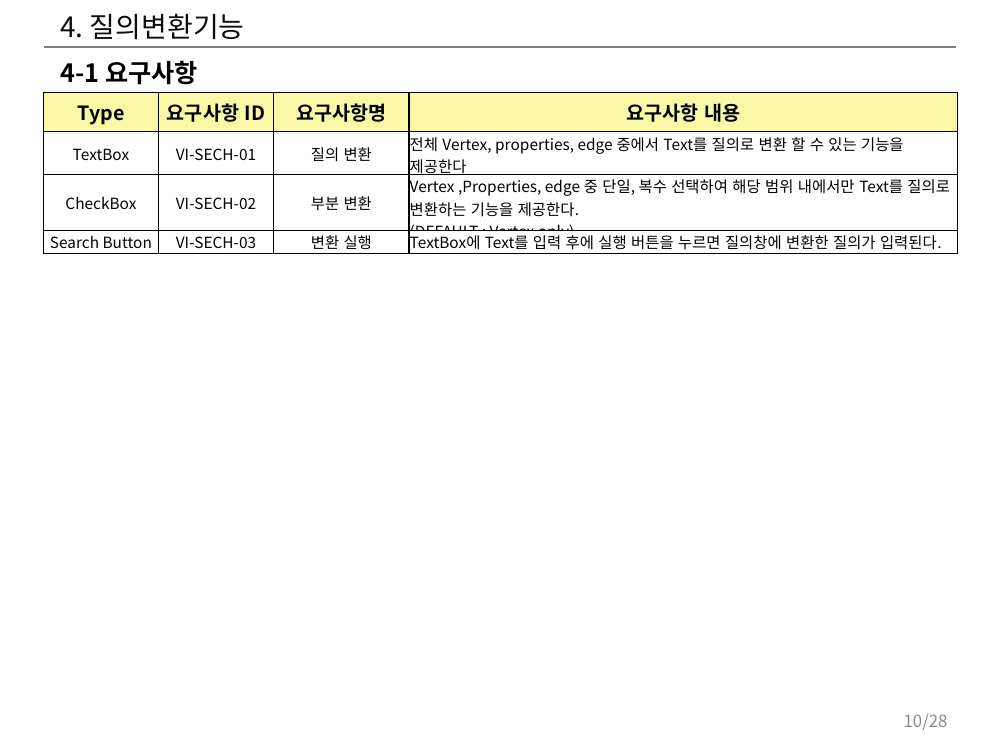
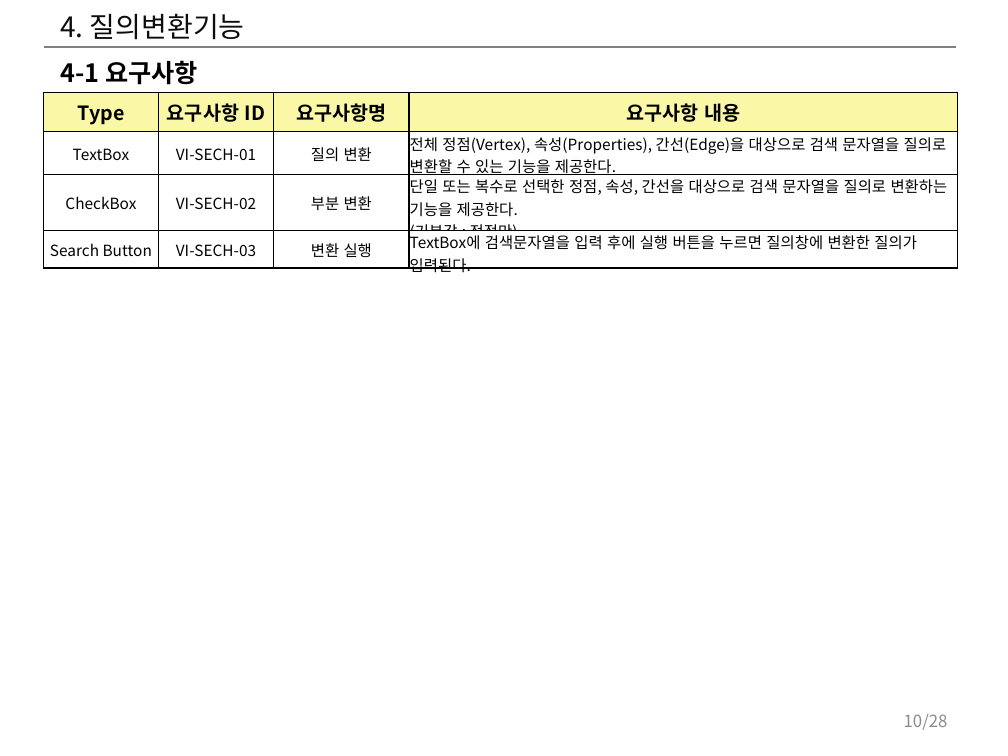
Before and after one commit to postech-dblab-iitp/visual-tool, a slide deck: slide 10 of ViT_docs/시각화도구_UI_UX_기획서.pptx. Drawn at 1008x756 pixels with LibreOffice and Linux fonts; fonts in the diff are those of the drawing. Boxes give left, top, right and bottom in pixels: in the first picture for what was removed or moved away, otherwise in the second. Text is boxed around its words. In the diff, an @@ line names an element or a change of style, - is before the commit and + after.

```diff
--- a/ViT_docs/시각화도구_UI_UX_기획서.pptx
+++ b/ViT_docs/시각화도구_UI_UX_기획서.pptx
@@ table at <box>43,93,958,277</box> @@
-row 2, column 4: 전체 Vertex, properties, edge 중에서 Text를 질의로 변환 할 수 있는 기능을 / 제공한다
+row 2, column 4: 전체 정점(Vertex), 속성(Properties), 간선(Edge)을 대상으로 검색 문자열을 질의로 변환할 수 있는 기능을 제공한다.
-row 3, column 4: Vertex ,Properties, edge 중 단일, 복수 선택하여 해당 범위 내에서만 Text를 질의로 변환하는 기능을 제공한다. (DEFAULT : Vertex only)
+row 3, column 4: 단일 또는 복수로 선택한 정점, 속성, 간선을 대상으로 검색 문자열을 질의로 변환하는 기능을 제공한다. (기본값 : 정점만)
-row 4, column 4: TextBox에 Text를 입력 후에 실행 버튼을 누르면 질의창에 변환한 질의가 입력된다.
+row 4, column 4: TextBox에 검색문자열을 입력 후에 실행 버튼을 누르면 질의창에 변환한 질의가 입력된다.
```
Also in this commit, not shown: 7 other slides changed, 3 other files.
